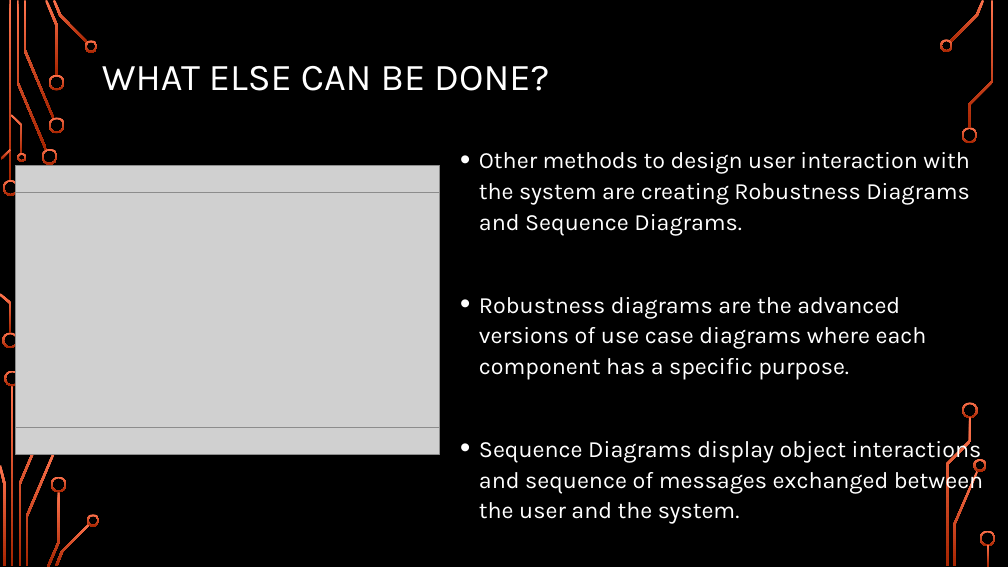
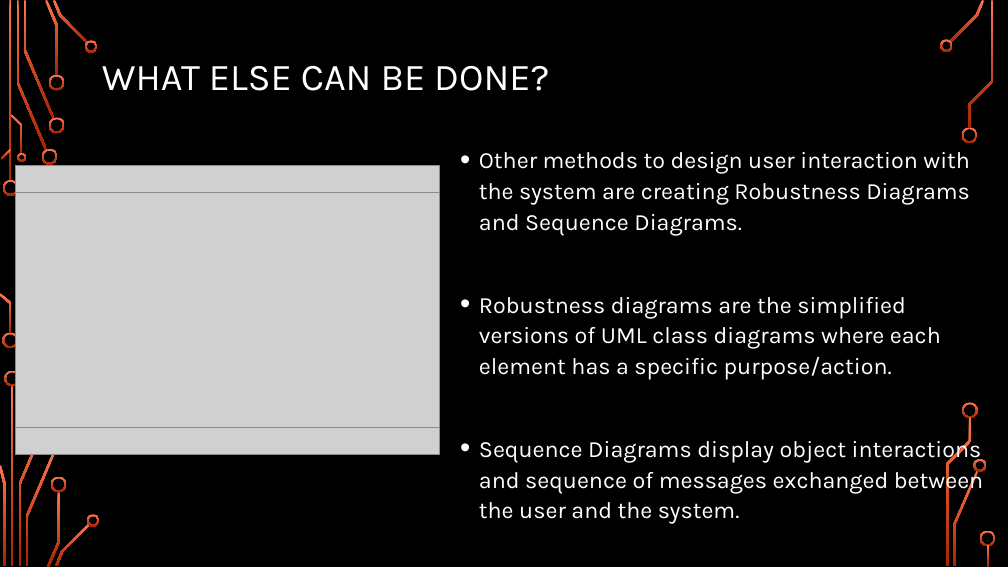
Before and after one commit to CodeBreaker707/Software-Systems-Development, a slide deck: slide 6 of Topic 2 - AE1.pptx. Drawn at 1008x567 pixels with LibreOffice and Linux fonts; fonts in the diff are those of the drawing; grey boxes stand for pictures; background and template pictures are left out. Boxes give left, top, right and bottom in pixels: in the first picture for what was removed or moved away, otherwise in the second. Text is boxed around its words. In the diff, an @@ line names an element or a change of style, - is before the commit and + after.

```diff
--- a/Topic 2 - AE1.pptx
+++ b/Topic 2 - AE1.pptx
@@ text at <box>479,297,941,380</box>: text changed @@
-• Robustness diagrams are the advanced versions of use case diagrams where each component has a specific purpose.
+• Robustness diagrams are the simplified versions of UML class diagrams where each element has a specific purpose/action.
```
Also in this commit, not shown: 2 other files.
